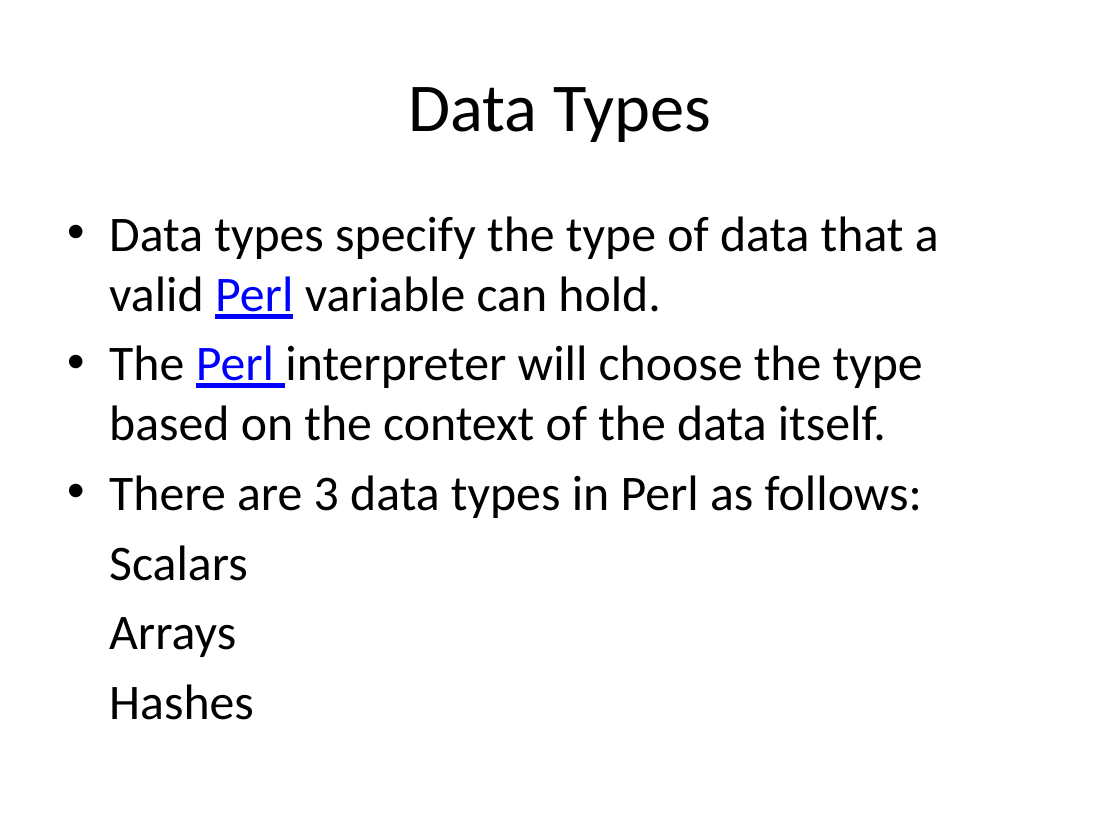
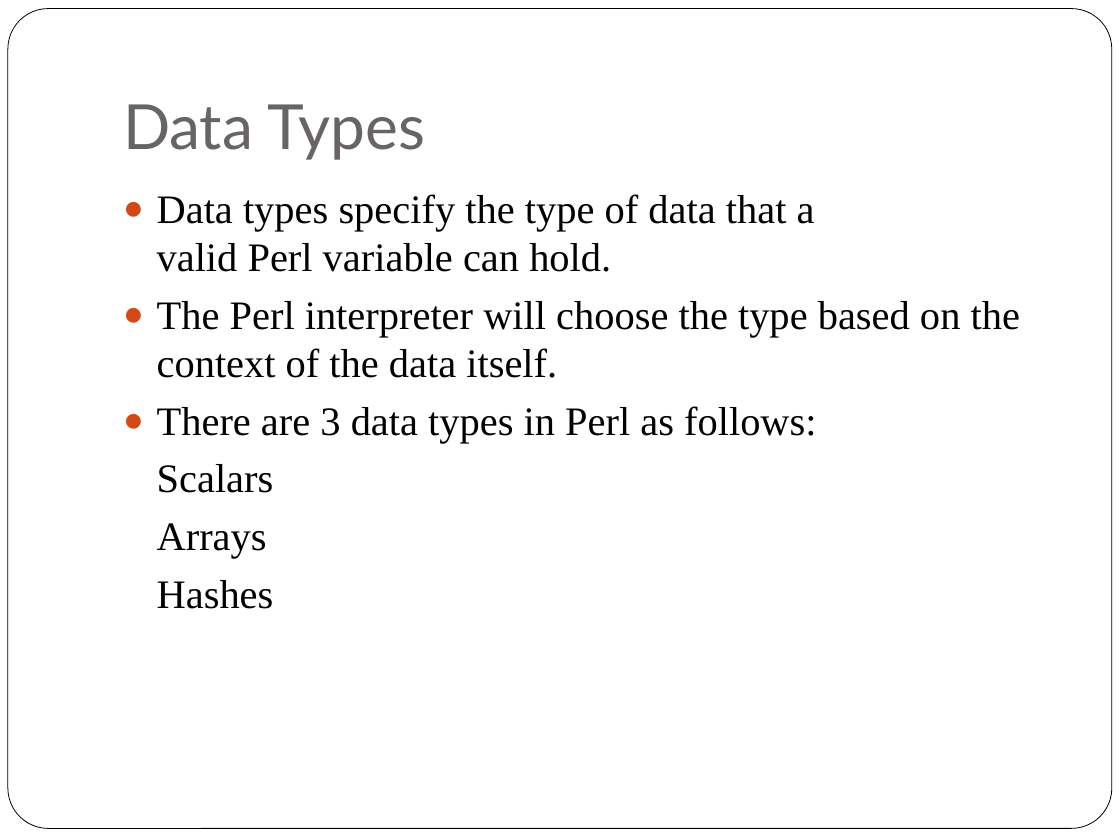
Before and after one commit to srivalli-project/BI_Team_Status, a slide deck: slide 11 of Santhoshi/PerlBasics.pptx (slide 9 before the commit). Drawn at 1120x840 pixels with LibreOffice and Linux fonts; fonts in the diff are those of the drawing. Boxes give left, top, right and bottom in pixels: in the first picture for what was removed or moved away, otherwise in the second. Text is boxed around its words. In the diff, an @@ line names an element or a change of style, - is before the commit and + after.

```diff
--- a/Santhoshi/PerlBasics.pptx
+++ b/Santhoshi/PerlBasics.pptx
@@ rounded rectangle added at [8, 9, 1112, 829], fill #FFFFFF, outline #000000 0.5 pt @@
@@ title "Data Types": place and size @@
-title "Data Types" at [409, 87, 711, 142]
+title "Data Types" at [123, 104, 425, 160]
@@ title "Data Types" at [123, 104, 425, 160]: size 44 to 40 pt, font Calibri to Lato, text colour #000000 to #696464; alignment centre to left; vertical alignment middle to bottom @@
@@ text "Data types specify the type ...": place and size @@
-text "Data types specify the type ..." at [109, 216, 939, 720]
+text "Data types specify the type ..." at [157, 194, 1020, 609]
@@ text "Data types specify the type ..." at [157, 194, 1020, 609]: size 32 to 26 pt, font Calibri to Times New Roman; text colour #0000FF to #000000, underline off in "Perl", "Perl"; bullet • to ●; indent changed @@
```
Also in this commit, not shown: 47 other slides changed, 28 slides added, 3 other files.
